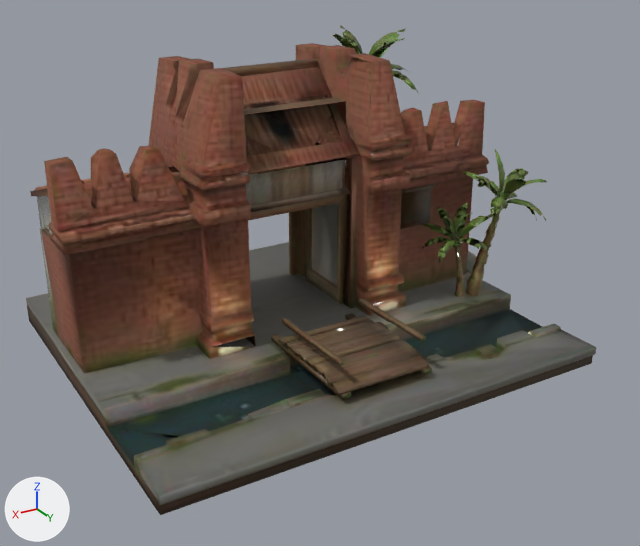
An edit to the glTF model game/models/env/lm_tha_phae.glb, drawn before and after from the same camera.
One viewpoint serves both versions: a 50 mm camera at (25.3, 43.0, 25.8) aimed at (0.6, 1.8, 5.2). Every picture has the same lights, and +X, +Y and +Z are marked at lower left. The first picture is the older version. Vertices at exactly the same position are counted once.

The first picture shows 'Body'.
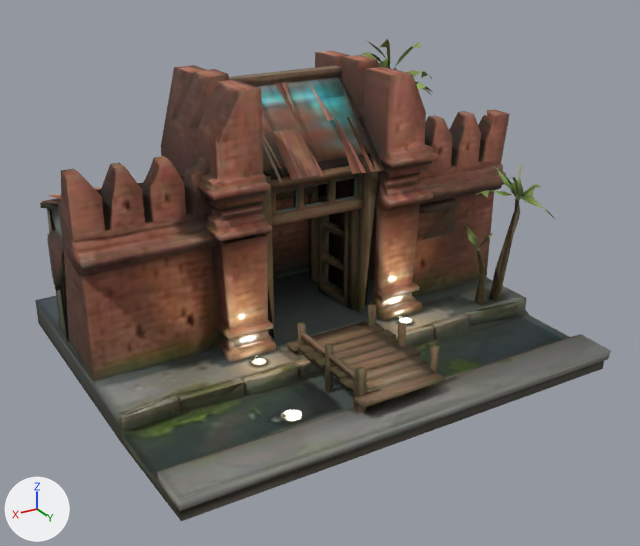
Changed parts and their boxes (x1, y1, x2, y2) in the pictures (640 x 546 px; the box of a moved part takes in the faces that stretch with it):
'Body', surface changed, reshaped, rescaled
    before: (26, 25, 596, 515)
    after: (35, 39, 611, 521)
'Glow', now drawn
    after: (230, 290, 417, 421)
part 1 of me_mesh_0, rebuilt (18% shorter)
    before: (30, 43, 489, 373)
    after: (40, 110, 510, 381)
part 2 of me_mesh_0, rebuilt
    before: (26, 242, 596, 515)
    after: (35, 271, 611, 521)
part 3 of me_mesh_0, rebuilt (7% taller)
    before: (242, 67, 359, 175)
    after: (255, 77, 365, 193)
part 4 of me_mesh_0, rebuilt (10% narrower, 12% shorter)
    before: (333, 356, 430, 395)
    after: (339, 355, 426, 389)
part 5 of me_mesh_0, deleted
    before: (279, 25, 546, 366)
part 6 of me_mesh_0, moved or reshaped
    before: (244, 95, 493, 399)
    after: (48, 39, 554, 431)

What changed in the scene script:
```text
Add img_color_21176643_f12b_4e4b_8d6b_f47abf2f35fe:
    img_color_21176643_f12b_4e4b_8d6b_f47abf2f35fe = load_image('Color_21176643-f12b-4e4b-8d6b-f47abf2f35fe', '_unpacked/Color_21176643-f12b-4e4b-8d6b-f47abf2f35fe', 512, 512, 'sRGB')
Add img_orm_21176643_f12b_4e4b_8d6b_f47abf2f35fe:
    img_orm_21176643_f12b_4e4b_8d6b_f47abf2f35fe = load_image('ORM_21176643-f12b-4e4b-8d6b-f47abf2f35fe', '_unpacked/ORM_21176643-f12b-4e4b-8d6b-f47abf2f35fe', 512, 512, 'Non-Color')
Add img_normalgl_21176643_f12b_4e4b_8d6b_f47abf2f35fe:
    img_normalgl_21176643_f12b_4e4b_8d6b_f47abf2f35fe = load_image('NormalGL_21176643-f12b-4e4b-8d6b-f47abf2f35fe', '_unpacked/NormalGL_21176643-f12b-4e4b-8d6b-f47abf2f35fe', 512, 512, 'Non-Color')
Change mat_body:
    where n3 = _N.new('ShaderNodeTexImage'); n3.name = 'Image Texture.001'
    n3.image: img_color_f72dc688_2173_4cf8_81bc_bcd676feb9af -> img_color_21176643_f12b_4e4b_8d6b_f47abf2f35fe
    where n5 = _N.new('ShaderNodeTexImage'); n5.name = 'Image Texture.002'
    n5.image: img_orm_f72dc688_2173_4cf8_81bc_bcd676feb9af -> img_orm_21176643_f12b_4e4b_8d6b_f47abf2f35fe
    where n7 = _N.new('ShaderNodeTexImage'); n7.name = 'Image Texture.003'
    n7.image: img_normalgl_f72dc688_2173_4cf8_81bc_bcd676feb9af -> img_normalgl_21176643_f12b_4e4b_8d6b_f47abf2f35fe
Add mat_glow:
    mat_glow = bpy.data.materials.new('Glow')
    # uses the picture img_color_21176643_f12b_4e4b_8d6b_f47abf2f35fe
    # uses the picture img_lm_tha_phae_emissive
    # uses the picture img_normalgl_21176643_f12b_4e4b_8d6b_f47abf2f35fe
    # uses the picture img_orm_21176643_f12b_4e4b_8d6b_f47abf2f35fe
Change me_mesh_0:
    used by ob_body; location = (0.0, 0.0, 0.0)
    remove me_mesh_0.from_pydata(...)  # 2903 vertices, 5714 faces; spans x -15.0..15.0, y -11.6..11.6, z 0.0..17.7
    add me_mesh_0.from_pydata(...)  # 1618 vertices, 2154 faces; spans x -15.0..15.0, y -12.2..12.7, z 0.0..17.7
    me_mesh_0 part 1: the loose piece of 564 vertices spanning x -12.8..15.0, y -7.4..2.0, z 1.6..17.3 is rebuilt with 251 vertices and now spans x -14.3..15.0, y -6.2..2.0, z 1.7..13.5
    me_mesh_0 part 2: the loose piece of 97 vertices spanning x -12.5..14.8, y -11.6..11.6, z 0.0..1.6 is rebuilt with 63 vertices and now spans x -13.4..14.8, y -11.2..12.7, z 0.0..1.7
    me_mesh_0 part 3: the loose piece of 24 vertices spanning x -2.7..5.0, y -3.9..0.9, z 11.6..16.0 is rebuilt with 8 vertices and now spans x -3.4..4.6, y -2.7..1.3, z 10.7..16.1
    me_mesh_0 part 4: the loose piece of 8 vertices spanning x -1.6..4.3, y 8.9..9.8, z 2.1..2.5 is rebuilt with 8 vertices and now spans x -1.8..3.5, y 8.6..9.6, z 2.0..2.3
    me_mesh_0 part 5: 11 loose pieces with 1544 vertices, spanning x -15.0..4.3, y -9.6..9.4, z 0.4..17.7, are deleted
    me_mesh_0 part 6: 665 vertices removed from x -11.2..4.9, y -3.7..10.0, z 0.8..15.9; 1287 vertices added at x -15.0..14.9, y -12.2..11.3, z 0.3..17.7
Add me_mesh_1:
    me_mesh_1.from_pydata(...)  # 71 vertices, 50 faces; spans x -6.15..7.19, y 2.56..8.87, z 0.63..3.36
    me_mesh_1.materials.append(mat_glow)
Change ob_body:
    ob_body.scale: (1.0, 1.0, 1.0) -> (0.971, 0.971, 0.971)
Change ob_glow:
    ob_glow: bpy.data.objects.new('Glow', None) -> bpy.data.objects.new('Glow', me_mesh_1)
```
